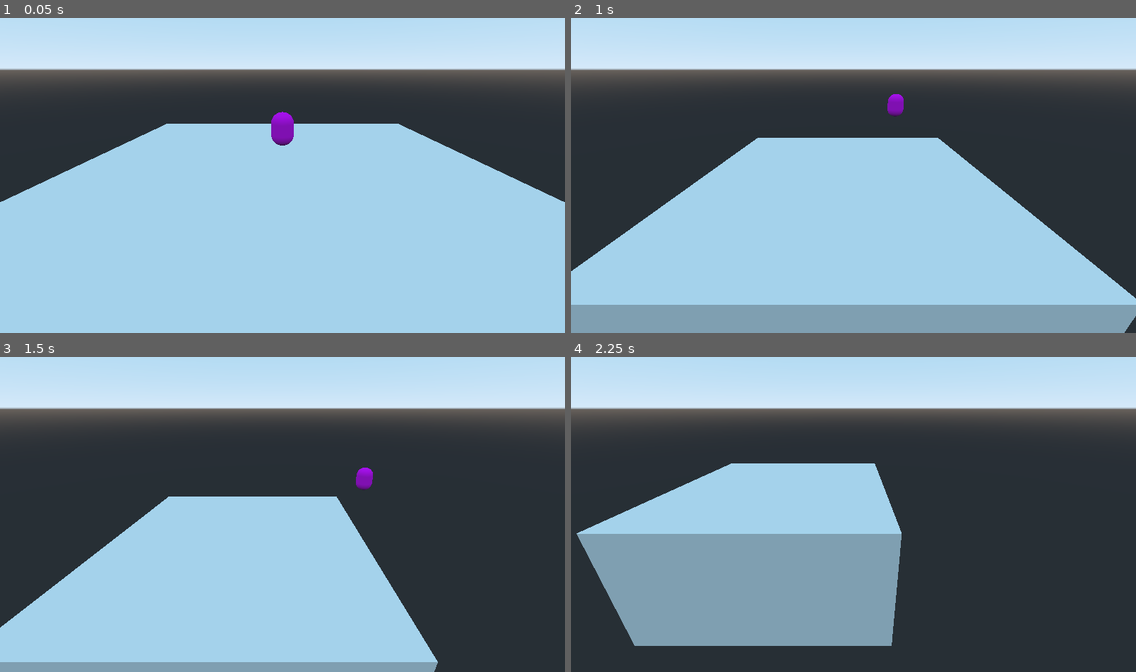
Above: before the commit, frames 1-4 (two rows, left to right).
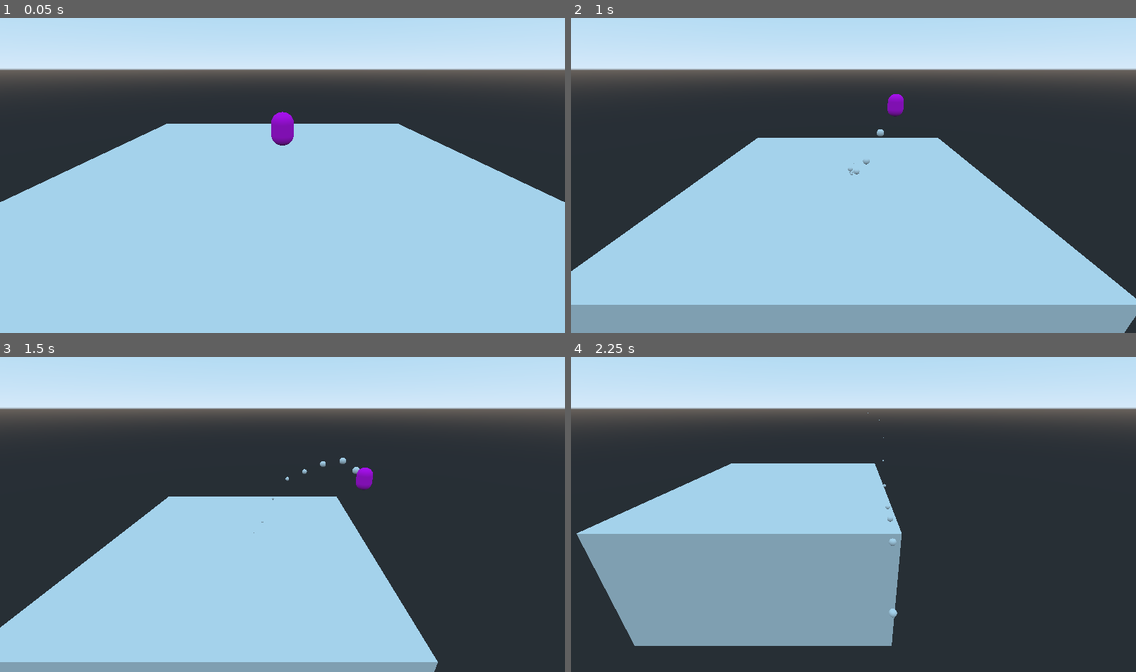
Above: after the commit, the same moments.

Repository: maxsmolka/Godot-Intro-Project
Game: Godot game, scene res://Game.tscn
Same seed, same stepped clock (60 frames per second), same inputs: the game is played once before the commit and once after it. The project has no main scene, so this scene is started directly.
Inputs:
- Up to frame 1 (0.05 s): no input
- Up to frame 2 (1 s): hold Right (move_right) from 0.53 s (still down); tap Space (jump) at 0.77 s
- Up to frame 3 (1.5 s): release Right (move_right) at 1.28 s; hold Down (move_down) from 1.28 s (still down)
- Up to frame 4 (2.25 s): tap Space (jump) at 1.52 s; release Down (move_down) at 2.03 s; hold Right (move_right) from 2.03 s (still down)

Frame 1 is identical in both runs. In frame 2, less than 0.1% of the frame differs, in the area x 49-56%, y 35-50%; in frame 3, less than 0.1%, in the area x 44-64%, y 31-56%; in frame 4, less than 0.1%.

Commit message:
particles added to player

Diff:
--- a/End/player/player.tscn
+++ b/End/player/player.tscn
@@ -28,8 +28,39 @@
 "values": [ Vector3( 1, 1, 1 ), Vector3( 1, 0.85, 1 ), Vector3( 1, 1, 1 ) ]
 }
 
+[sub_resource type="Gradient" id=5]
+colors = PoolColorArray( 1, 1, 1, 1, 1, 1, 1, 0 )
+
+[sub_resource type="GradientTexture" id=6]
+gradient = SubResource( 5 )
+
+[sub_resource type="Curve" id=9]
+_data = [ Vector2( 0, 1 ), 0.0, 0.0, 0, 0, Vector2( 1, 0 ), 0.0, 0.0, 0, 0 ]
+
+[sub_resource type="CurveTexture" id=10]
+curve = SubResource( 9 )
+
+[sub_resource type="Curve" id=11]
+_data = [ Vector2( 0, 1 ), 0.0, 0.0, 0, 0, Vector2( 1, 0 ), 0.0, 0.0, 0, 0 ]
+
+[sub_resource type="CurveTexture" id=12]
+curve = SubResource( 11 )
+
+[sub_resource type="ParticlesMaterial" id=7]
+trail_divisor = 2
+trail_size_modifier = SubResource( 12 )
+gravity = Vector3( 0, 1, 0 )
+initial_velocity = 2.0
+scale_random = 1.0
+scale_curve = SubResource( 10 )
+color_ramp = SubResource( 6 )
+
+[sub_resource type="SphereMesh" id=8]
+radius = 0.5
+height = 1.0
+
 [node name="player" type="KinematicBody"]
-transform = Transform( 1, 0, 0, 0, 1, 0, 0, 0, 1, 0, 1.5, 0 )
+transform = Transform( 1, 0, 0, 0, 0.919599, 0, 0, 0, 1, 0, 1.5, 0 )
 script = ExtResource( 1 )
 
 [node name="Body" type="MeshInstance" parent="."]
@@ -56,3 +87,10 @@
 
 [node name="AnimPlayer" type="AnimationPlayer" parent="."]
 anims/idle = SubResource( 4 )
+
+[node name="Particles" type="Particles" parent="."]
+transform = Transform( 1, 0, 0, 0, 1, 0, 0, 0, 1, 0, -1.08743, 0 )
+amount = 20
+local_coords = false
+process_material = SubResource( 7 )
+draw_pass_1 = SubResource( 8 )
Not shown: 1 places in End/player/player.tscn that only renumber resources
